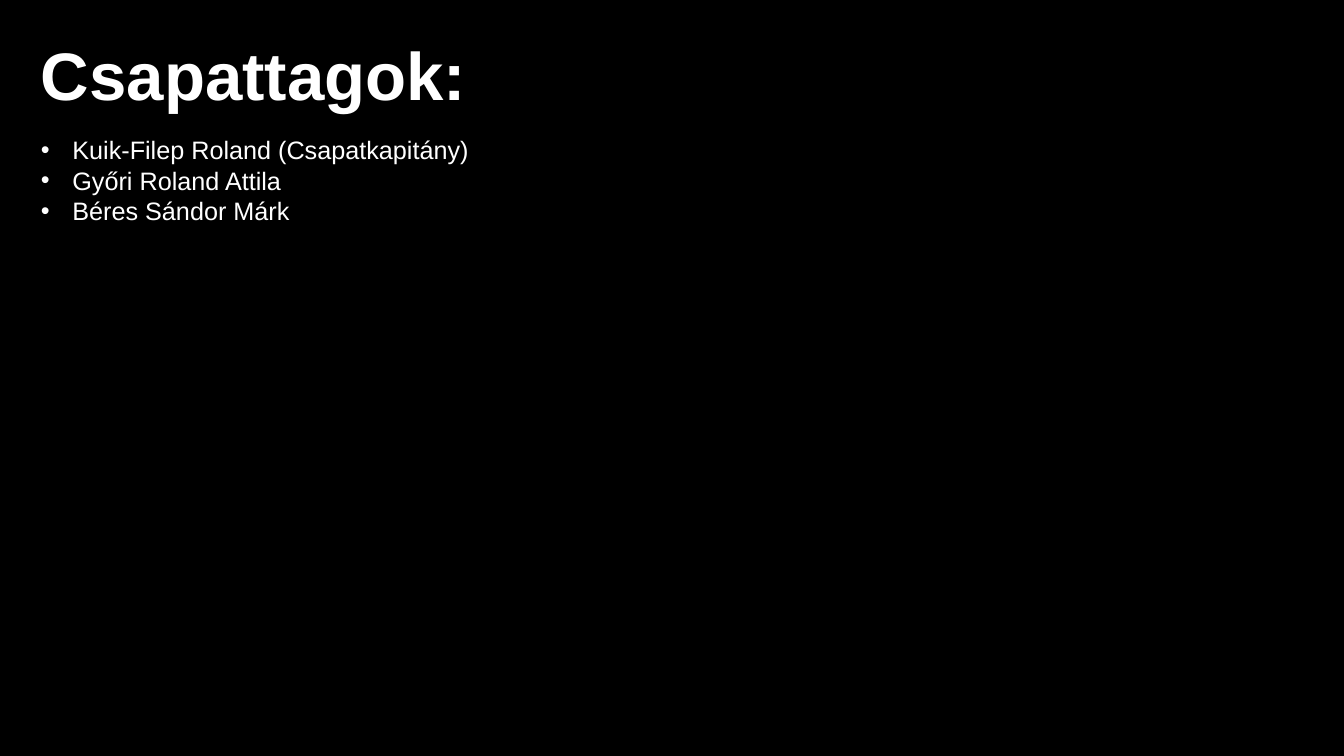
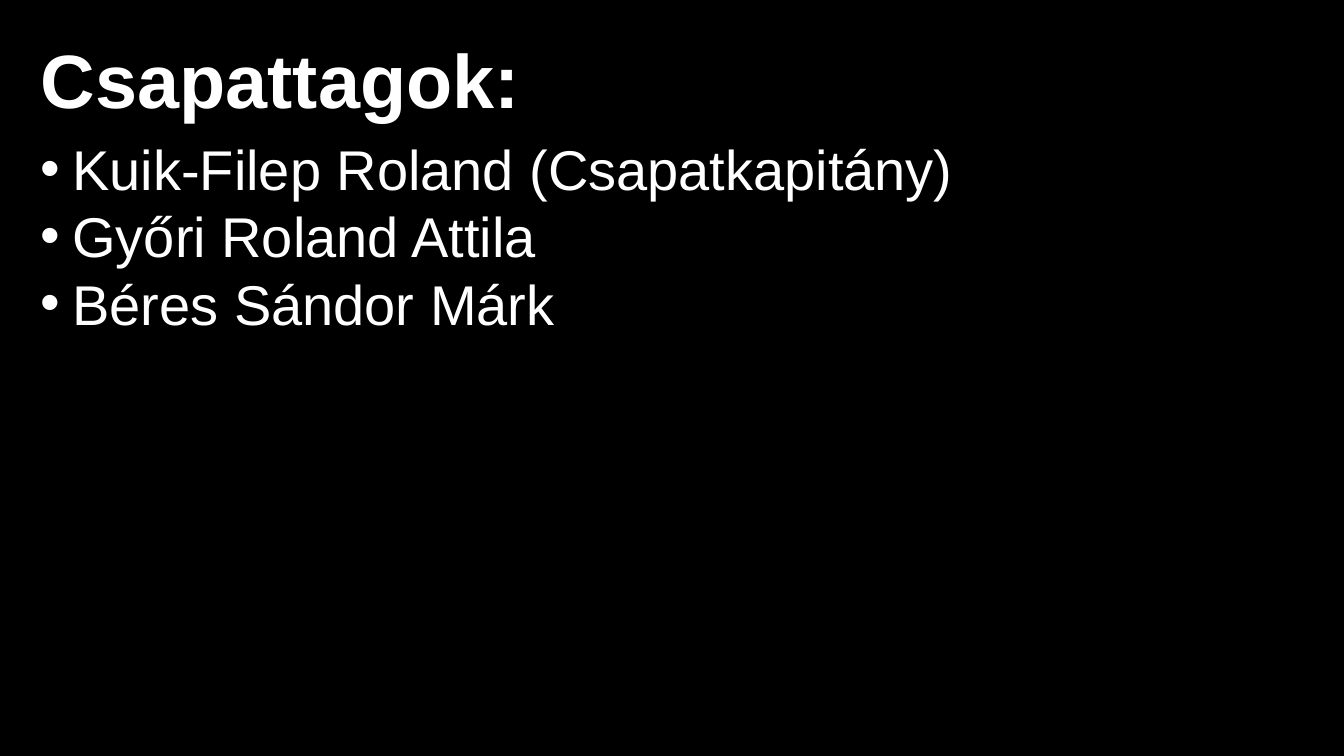
Before and after one commit to cobragaming453/IKT-Prezent-cio-Git-Hub-, a slide deck: slide 2 of IKT_GitHub_prezentácio_v4.pptx. Drawn at 1344x756 pixels with LibreOffice and Linux fonts; fonts in the diff are those of the drawing; background and template pictures are left out. Boxes give left, top, right and bottom in pixels: in the first picture for what was removed or moved away, otherwise in the second. Text is boxed around its words. In the diff, an @@ line names an element or a change of style, - is before the commit and + after.

```diff
--- a/IKT_GitHub_prezentácio_v4.pptx
+++ b/IKT_GitHub_prezentácio_v4.pptx
@@ text "Csapattagok:" at (x1=41, y1=53, x2=520, y2=123): size 48 to 54 pt @@
@@ text "Kuik-Filep Roland (Csapatkapitány)" at (x1=72, y1=148, x2=953, y2=326): size 18 to 40 pt @@
```
Also in this commit, not shown: 3 other slides changed, 2 slides added, 2 slides removed.
